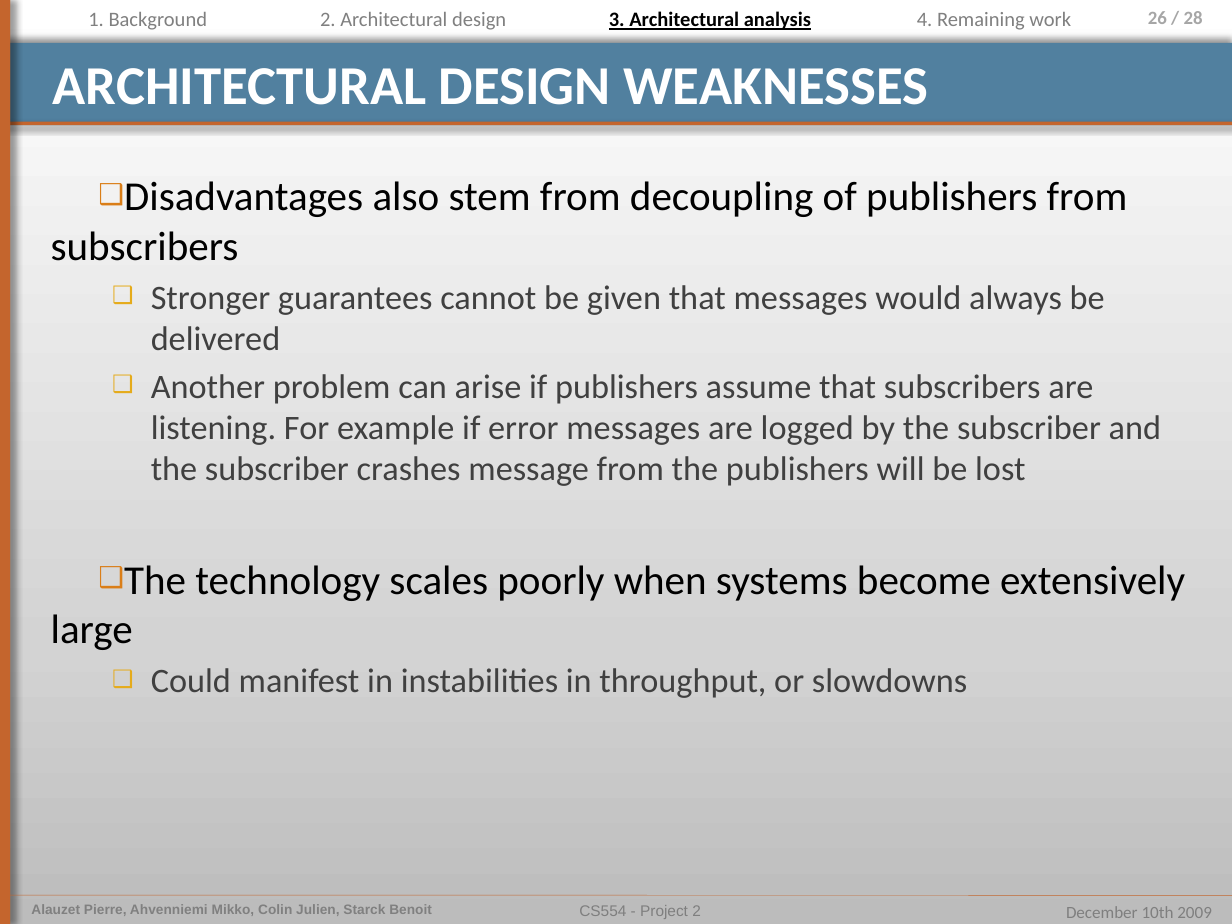
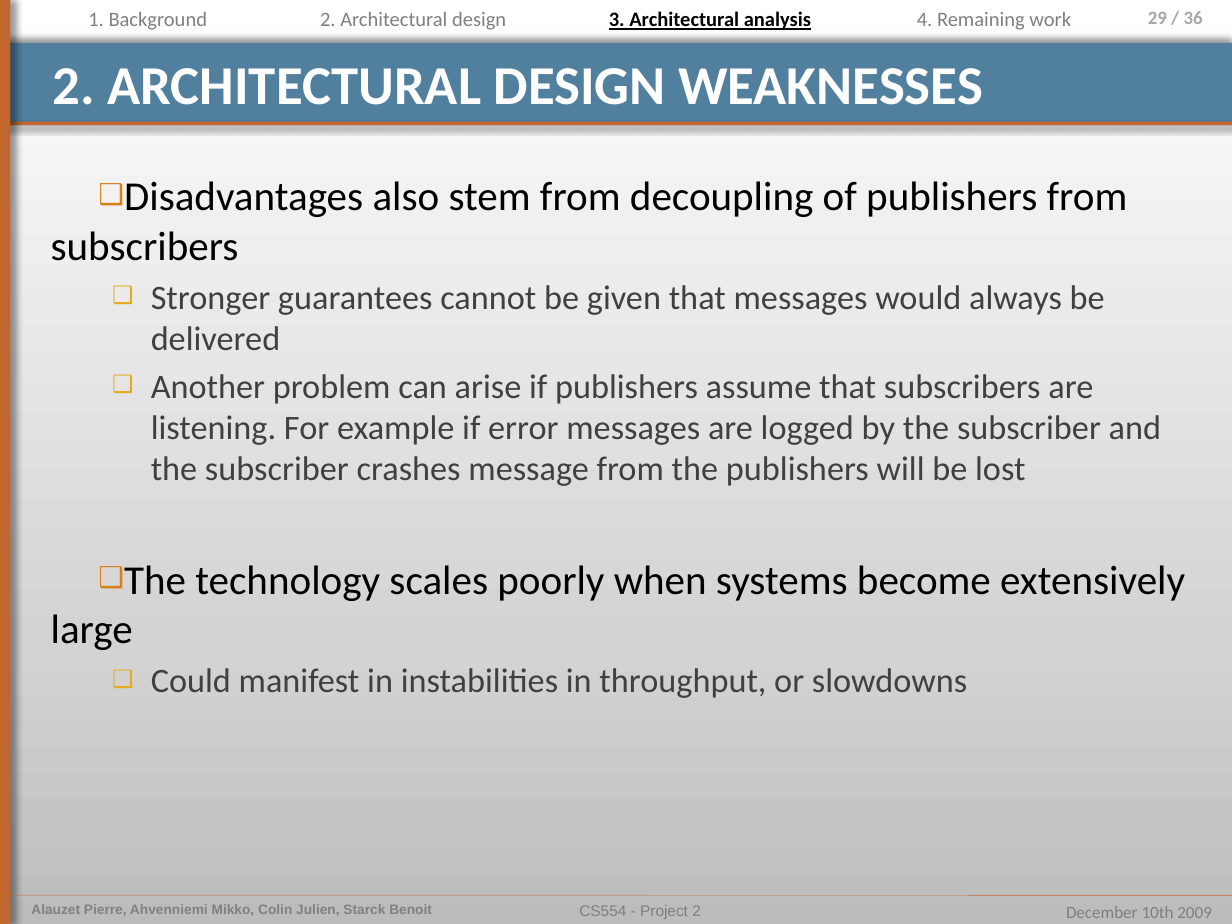
Before and after one commit to pierrealauzet/euroteam, a slide deck: slide 29 of Project 2/PartFinal/CS554_EuroTeam_Project2_Final_pierre.pptx (slide 26 before the commit). Drawn at 1232x924 pixels with LibreOffice and Linux fonts; fonts in the diff are those of the drawing. Boxes give left, top, right and bottom in pixels: in the first picture for what was removed or moved away, otherwise in the second. Text is boxed around its words. In the diff, an @@ line names an element or a change of style, - is before the commit and + after.

```diff
--- a/Project 2/PartFinal/CS554_EuroTeam_Project2_Final_pierre.pptx
+++ b/Project 2/PartFinal/CS554_EuroTeam_Project2_Final_pierre.pptx
@@ page number at (1148, 11, 1203, 24): text changed @@
-26 / 28
+29 / 36
@@ title at (53, 68, 983, 105): text changed @@
-ARCHITECTURAL DESIGN WEAKNESSES
+2. ARCHITECTURAL DESIGN WEAKNESSES
```
Also in this commit, not shown: 23 other slides changed, 9 slides added, 2 slides removed.
